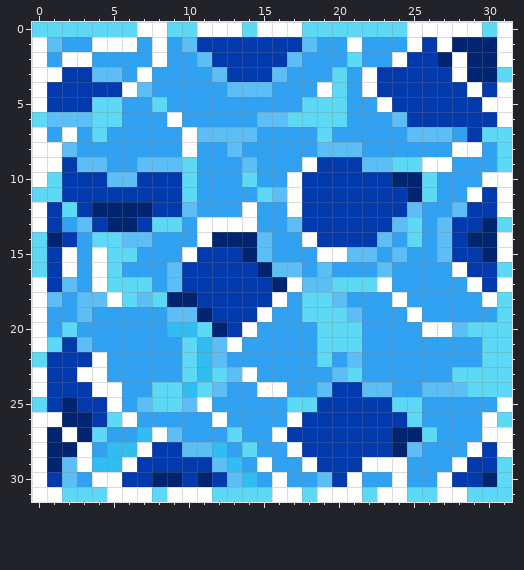
File history of a pixel-art sprite, Game/GameJam1/Assets/Sprites/Env/water_tile_0.png. Above is the file before it was changed.
The file is 32x32 pixels.
And afterwards:
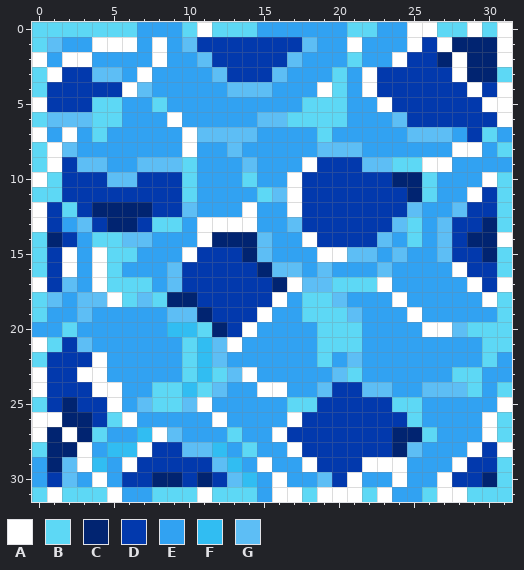
Palette (. is transparent): A #ffffff  B #5dd8f5  C #012471  D #0239ad  E #31a2f2  F #31bdf2  G #5dbef5
Commit message: new water tiles (less water)
Difference:
y 0: x 7..9 AAB -> EEE; x 12..13 AA -> BB; x 15..20 AAABBB -> EEEEEE; x 23..24 BB -> EE; x 27..28 AA -> BB
y 1: x 0 A -> B
y 3..4: x 0 A -> B
y 7: x 31 B -> E
y 8: x 0 A -> B
y 9: x 0 A -> B; x 31 B -> E
y 10..12: x 31 A -> B
y 15: x 31 A -> B
y 18..19: x 0 A -> B
y 20: x 0 A -> E
y 22: x 31 B -> E
y 23: x 30..31 BB -> EE
y 24: x 30 B -> E
y 27: x 31 A -> B
y 28: x 0 A -> B
y 29: x 0 A -> E; x 5 F -> E
y 30: x 0 A -> E; x 5 A -> E
y 31: x 0 A -> B; x 6..7 AA -> EE; x 9..10 AA -> BB; x 15 B -> E; x 24..25 AB -> EE
Boxes around the changes in both pictures, in picture pixels (x1, y1, x2, y2):
changed: (137, 22, 467, 37)
changed: (32, 37, 47, 172)
changed: (497, 127, 512, 262)
changed: (32, 292, 47, 337)
changed: (482, 352, 512, 442)
changed: (32, 442, 197, 502)
changed: (257, 487, 272, 502)
changed: (392, 487, 422, 502)
